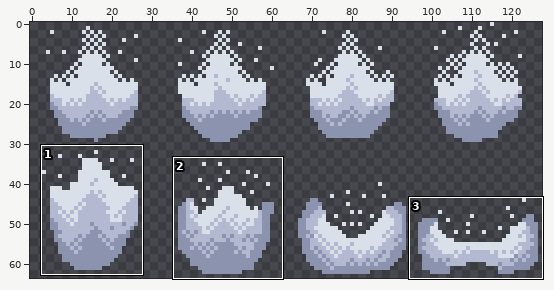
Sprite sheet, stored at res/airstroke.png. The picture above shows the old version from afar; the outline marks the close-up.
Close-up. Before the commit:
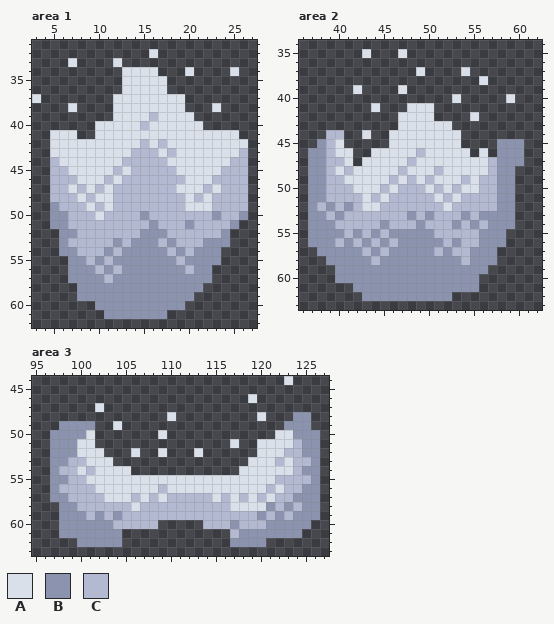
The file is 128x64 pixels. Shown: area 1: x 3..27, y 31..62; area 2: x 36..62, y 34..63; area 3: x 95..127, y 44..63. The commit also changed other parts of the picture, which this record leaves out.
Palette (. is transparent): A #dae0ea  B #8b93af  C #b3b9d1
Pixels before, area 1, first column x 3:
32 .............A..........
33 ....A....A..............
34 ..........AAAA...A....A.
35 ..........AAAAA.........
36 ..........AAAAA.........
37 A........AAAAAAAA.......
38 ....A....AAAAAAAA...A...
39 .........AAAACAAAA......
40 .......AAAAACAAAAAA.....
41 ..AAA..AAAAAAAAAAAAAAAA.
42 ..AAAAAAAAAACACAAAAAAAAA
43 ..AAAAAAAAACCCACAAAAAAAC
44 ..CAAAAAAACCCCCAAAAAAACC
45 ..CCAAAAACACCCCCAAAAACCC
46 ..CCCAAACACCCCCCCAAACCCC
47 ..CCACACACCCCCCCAAACACCC
48 ..CCCACAACCCCCCCCACACCCC
49 ..BCCCACACCCCCCCCAAACCCC
50 ..BBCCCACCCCBCCCCCCCBCCB
51 ..BBCCCCCCCCCBCCCBCCCCB.
52 ...BBCCCCCCCBBBCCCCCCB..
53 ...BCCCCCBCBBBCBCCCBBB..
54 ...BBCCCBCBBBBBCBCBBB...
55 ....BBCBCBBBBBBBCBBBB...
56 ....BBBCBCBBBBBBBCBB....
57 ....BBBBCBBBBBBBBBBB....
58 .....BBBBBBBBBBBBBB.....
59 .....BBBBBBBBBBBBB......
60 .......BBBBBBBBBB.......
61 ........BBBBBBB.........
Pixels before, area 2, first column x 37:
35 ......A...A.............
36 ........................
37 ............A....A......
38 ...................A....
39 .....A....A.............
40 ................A.....A.
41 .......A...AAA..........
42 ..........AAAA....A.....
43 ..........AAAAAA........
44 ..CC..A..AAAAAAAA.......
45 .BCA.....AAAAAAAA....BBB
46 BBCAA..AAAAACAAAAA.A.BBB
47 BBCCA.AAAAACAAAAAAAACBBB
48 BBCACAAAAACAAACAAAAACBB.
49 BBCCAAAAACACACAAACACCBB.
50 BBCCCAAACACCCACACAACCBB.
51 BBCCCCACACCCCCACACCCCBB.
52 BCBCBCAACCCCCCCACCCCCBB.
53 BBCBCCCCCCCBCBCCCBCBBBB.
54 BBBCCCCCBCCCBCCCBCBCBBB.
55 BBBBCBCBCBBBBBCCCCCBBB..
56 BBBCBCBCBCBBBBBCBCCBBB..
57 .BBBBBCBCBBBBBCBCCBBB...
58 ..BBBBBCBBBBBBBBBCBBB...
59 ...BBBBBBBBBBBBBBBBB....
60 ...BBBBBBBBBBBBBBBB.....
61 .....BBBBBBBBBBBBBB.....
62 ......BBBBBBBBBB........
Pixels before, area 3, first column x 97:
44 ..........................A...
45 ..............................
46 ......................A.......
47 .....A........................
48 .............A.........A...BB.
49 .BBBB..A..................BBB.
50 BBBBA.......A............AABBB
51 BBBAA...............A..AAAACBB
52 BBBAAA...A..A...A......AAACCBB
53 BBCCAAA...............AAACACCB
54 BCCACAAAA............AAAAAACBB
55 BBCCAAAAAAAAAAAAAAAAAAAAACCCCB
56 BCCCCAAAAAAACAAAAAAAAAAACACCBB
57 BBCCCCAAACACACCCCCACACACACCBBB
58 .BBCCCCCCACCCCCCCCCCAAAABCBCBB
59 .BBBCBCBCCCCCCCCCCCCCCCBCBCBBB
60 .BBBBBBCCCCC.....CCCBCCCBBBBB.
61 .BBBBBBB............CBBBBBBB..
62 ...BBBBB............BBBB......
The result:
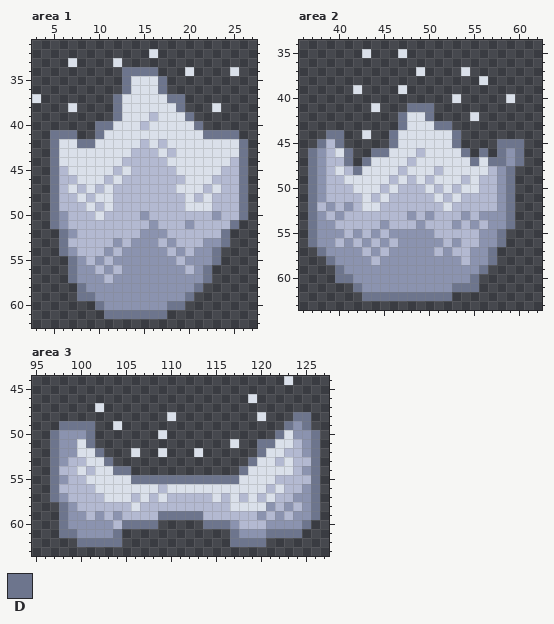
Colours new in this view: D #6d758d
Diff:
Area 1:
The author changed colour A to colour D in row 34 at x 13 to 16; in rows 35 to 36 at x 13 and 17; in row 37 at x 12 and 18 to 19; in row 38 at x 12 and 19; in row 39 at x 12 and 20; in row 40 at x 10 to 11 and 21.
The author changed colour A to colour D in row 41 at x 5 to 7, 10 and 22 to 25; in row 42 at x 5, 8 to 9 and 26; in row 43 at x 5.
The author changed colour B to colour D in row 49 at x 5; in row 50 at x 5 and 26; in row 51 at x 5 and 25; in rows 52 to 53 at x 6 and 24; in row 54 at x 6 and 23; in row 55 at x 7 and 23.
The author changed colour B to colour D in rows 56 to 57 at x 7 and 22; in row 58 at x 8 and 21; in row 59 at x 8 to 9 and 20; in row 60 at x 10 and 18 to 19; in row 61 at x 11 to 17.
The author changed colour C to colour D in row 43 at x 26; in rows 44 to 48 at x 5 and 26; in row 49 at x 26.
Area 2:
The author changed colour A to colour D in row 41 at x 48 to 50; in row 42 at x 47 and 50; in row 43 at x 47 and 51 to 52; in row 44 at x 46 and 53; in row 45 at x 40, 46 and 53; in row 46 at x 41, 44 to 45, 54 and 56.
The author changed colour A to colour D in row 47 at x 41, 43 and 55; in row 48 at x 42.
The author changed colour B to colour D in row 45 at x 38 and 58 to 60; in rows 46 to 47 at x 37, 58 and 60; in rows 48 to 54 at x 37 and 59; in rows 55 to 56 at x 37 and 58; in row 57 at x 38 and 57; in row 58 at x 39 and 57.
The author changed colour B to colour D in row 59 at x 40 and 56; in row 60 at x 40 to 41 and 55; in row 61 at x 42 and 53 to 55; in row 62 at x 43 to 52.
The author changed colour C to colour D in row 44 at x 39 to 40; in row 47 at x 57.
Area 3:
The author changed colour A to colour D in row 50 at x 101 and 122; in row 51 at x 101 and 120 to 121; in row 52 at x 102 and 120; in row 53 at x 103 and 119; in row 54 at x 104 to 105 and 118; in row 55 at x 106 to 117.
The author changed colour B to colour D in row 48 at x 124 to 125; in row 49 at x 98 to 101, 123 and 125; in rows 50 to 57 at x 97 and 126; in rows 58 to 59 at x 98 and 126; in row 60 at x 98 and 125; in row 61 at x 98 to 99, 104 and 121 to 124.
The author changed colour B to colour D in row 62 at x 100 to 104 and 117 to 120.
The author changed colour C to colour D in row 59 at x 109 to 113; in row 60 at x 105 to 108 and 114 to 116; in row 61 at x 117.
Pixel boxes of the changes (left, top, right, bottom) in both close-ups:
changed: (50, 67, 248, 319)
changed: (308, 103, 524, 301)
changed: (50, 412, 320, 547)
